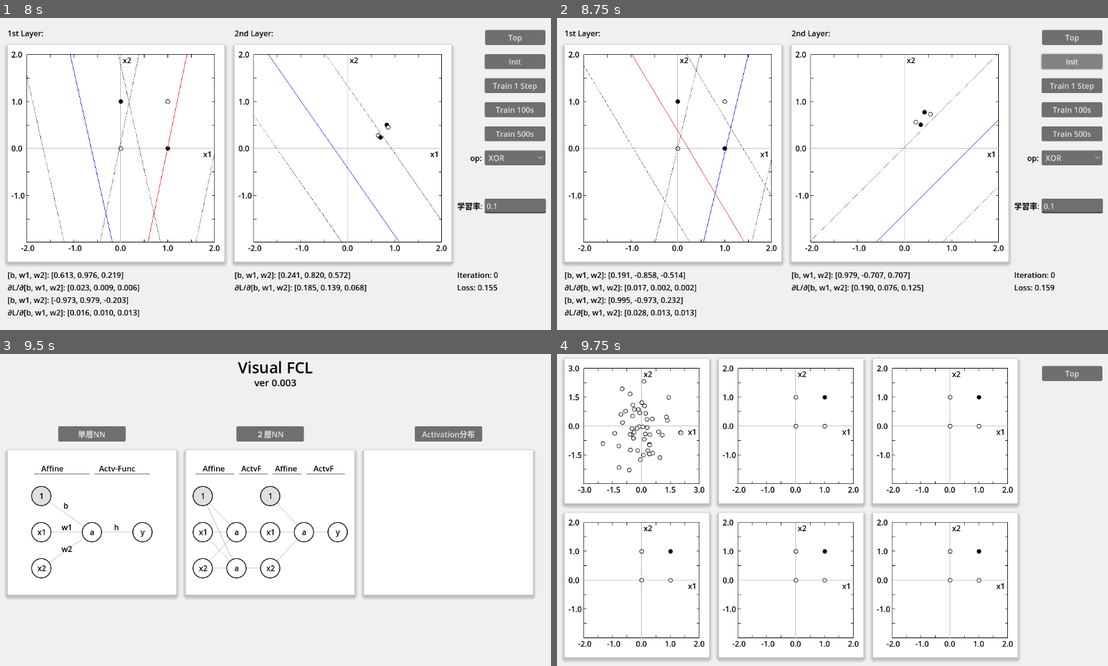
Above: before the commit, frames 1-4 (two rows, left to right).
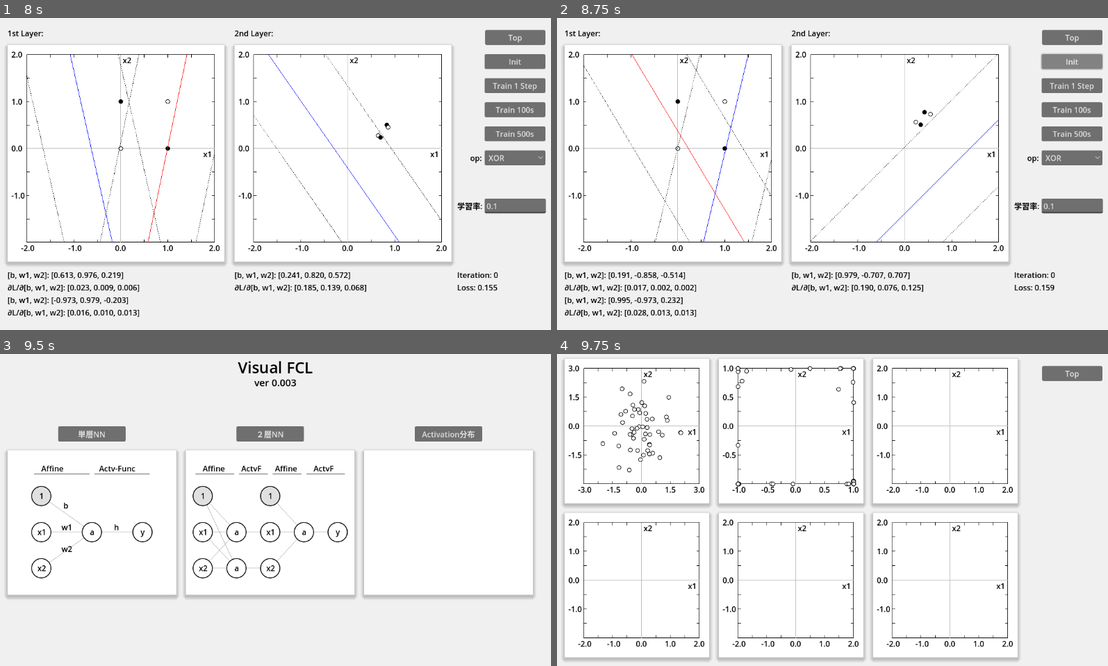
Above: after the commit, the same moments.

Repository: vivisuke/VisualFCL
Game: Godot game, scene res://top_scene.tscn
Two runs of this game, one before a commit and one after it. Both use one fixed random seed, a clock stepped at 60 frames per second and the inputs below.
Inputs:
- Up to frame 1 (8 s): click "単層NN" at 0.5 s; click "Init" at 1.25 s; click "Train 1 Step" at 2 s; click "Train 100s" at 2.75 s; click "Train 500s" at 3.5 s; click "AND" at 4.25 s; click "Mini Batch" at 5 s; click "OR" at 5.75 s; click "Top" at 6.5 s; click "２層NN" at 7.25 s
- Up to frame 2 (8.75 s): click "Init" at 8 s
- Up to frame 3 (9.5 s): click "Top" at 8.75 s
- Up to frame 4 (9.75 s): click "Activation分布" at 9.5 s

Frames 1-3 are identical in both runs. In frame 4, 0.5% of the frame differs, in the area x 14-78%, y 3-74%.

Commit message:
0066 ◎ C 06/21 06/22 0.003│ToDo│1st レイヤー出力をプロット

Diff:
--- a/VisualFCL/scripts/GraphRect.gd
+++ b/VisualFCL/scripts/GraphRect.gd
@@ -35,6 +35,7 @@
 const DOT_RADIUS = 4.0
 
 var to_draw_div_lines = true
+var to_plot_boolean = true
 var dispersion = DSP_001					# 重み分散、0.01 | Xavier | He
 var distribution = UNIFORM_DISTRIBUTION		# 分布
 var maxv = 2.0								# グラフ範囲
@@ -187,7 +188,8 @@
 	axis_labels[6].text = "%.1f" % maxv
 	#
 	if vec_input.is_empty():
-		plot_boolean()
+		if to_plot_boolean:
+			plot_boolean()
 	else:
 		plot_points()
 	#
--- a/VisualFCL/scripts/activate_distri_scene.gd
+++ b/VisualFCL/scripts/activate_distri_scene.gd
@@ -3,8 +3,13 @@
 const N_INPUT = 100				# 入力データ数
 const N_NODE = 100				# 中間ノード数
 
-var vec_input = []				# 入力データ配列, [x, y, bool]
-var first_layer
+var vec_input = []				# 入力データ配列, [x1, x2, x3, ... xN]
+var vec_input_pair = []			# 入力データ配列, 要素：[x, y, bool]
+var first_layer = []
+var vec_output_1 = []			# 1st レイヤー出力
+var vec_output_1_pair = []		# 1st レイヤー出力, 要素：[x, y, bool]
+var vec_output_2 = []			# 1st レイヤー出力
+var vec_output_2_pair = []		# 1st レイヤー出力, 要素：[x, y, bool]
 
 # N入力１出力総結合層クラス
 # 活性化関数：シグモイド固定
@@ -29,7 +34,8 @@
 		a = vec_weight[0]
 		for i in range(n_input):
 			a += vec_weight[i+1]*inp[i]
-		y = sigmoid(a)
+		#y = sigmoid(a)
+		y = tanh(a)
 		#print("a = ", a, ", y = ", y)
 	func backward(inp: Array, grad: float):
 		upgrad = []		# 上流勾配
@@ -54,16 +60,28 @@
 	$GraphRect_4.to_draw_div_lines = false
 	$GraphRect_5.to_draw_div_lines = false
 	$GraphRect_6.to_draw_div_lines = false
-	first_layer = FCN1Unit.new(N_INPUT, 1.0)
+	$GraphRect_1.to_plot_boolean = false
+	$GraphRect_2.to_plot_boolean = false
+	$GraphRect_3.to_plot_boolean = false
+	$GraphRect_4.to_plot_boolean = false
+	$GraphRect_5.to_plot_boolean = false
+	$GraphRect_6.to_plot_boolean = false
+	first_layer = []
+	for i in range(N_NODE):
+		first_layer.push_back(FCN1Unit.new(N_INPUT, 1.0))
 	init()
+	forward()
 	pass # Replace with function body.
 func init():
 	vec_input = []
+	vec_input_pair = []
 	for i in range(N_INPUT/2):
 		var x = randfn(0.0, 1.0)
+		vec_input.push_back(x)
 		var y = randfn(0.0, 1.0)
-		vec_input.push_back([x, y, false])
-	$GraphRect_1.vec_input = vec_input
+		vec_input.push_back(y)
+		vec_input_pair.push_back([x, y, false])
+	$GraphRect_1.vec_input = vec_input_pair
 	$GraphRect_1.maxv = 3.0
 	$GraphRect_1.queue_redraw()
 	$GraphRect_2.queue_redraw()
@@ -71,6 +89,19 @@
 	$GraphRect_4.queue_redraw()
 	$GraphRect_5.queue_redraw()
 	$GraphRect_6.queue_redraw()
+func forward():
+	vec_output_1 = []
+	vec_output_1_pair = []
+	for i in range(N_NODE/2):
+		first_layer[i*2].forward(vec_input)
+		vec_output_1.push_back(first_layer[i*2].y)
+		first_layer[i*2+1].forward(vec_input)
+		vec_output_1.push_back(first_layer[i*2+1].y)
+		vec_output_1_pair.push_back([first_layer[i*2].y, first_layer[i*2+1].y, false])
+	$GraphRect_2.vec_input = vec_output_1_pair
+	$GraphRect_2.maxv = 1.0
+	$GraphRect_2.queue_redraw()
+
 # Called every frame. 'delta' is the elapsed time since the previous frame.
 func _process(delta):
 	pass
Not shown, changed: VisualFCL.spr
